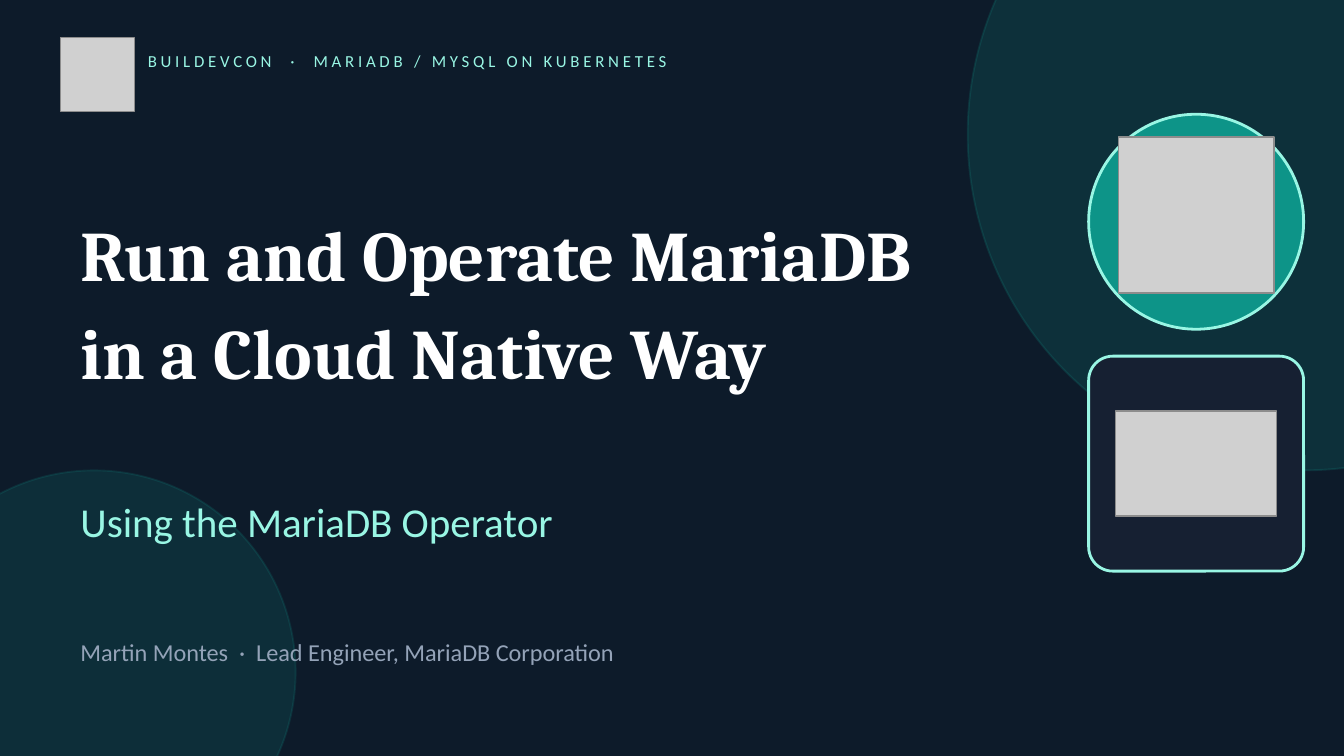
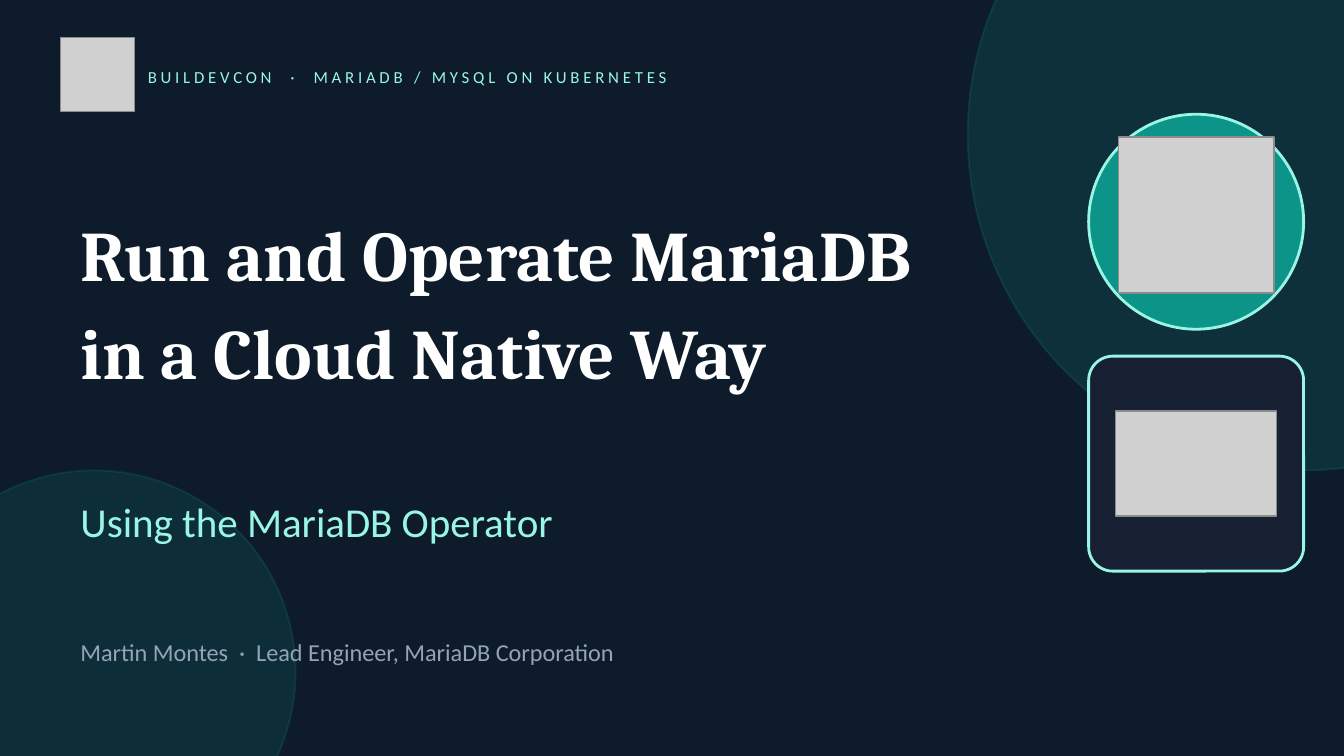
Before and after one commit to Bandwidth/mariadb-operator, a slide deck: slide 1 of demos/multi-cluster/slides/mariadb-operator.odp. Drawn at 1344x756 pixels with LibreOffice and Linux fonts; fonts in the diff are those of the drawing; grey boxes stand for pictures. Boxes give left, top, right and bottom in pixels: in the first picture for what was removed or moved away, otherwise in the second. Text is boxed around its words. In the diff, an @@ line names an element or a change of style, - is before the commit and + after.

```diff
--- a/demos/multi-cluster/slides/mariadb-operator.odp
+++ b/demos/multi-cluster/slides/mariadb-operator.odp
@@ text "BUILDEVCON · MARIADB / MYSQL ...": place and size @@
-text "BUILDEVCON · MARIADB / MYSQL ..." at bbox=[148, 56, 667, 70]
+text "BUILDEVCON · MARIADB / MYSQL ..." at bbox=[148, 72, 667, 86]
```
Also in this commit, not shown: 18 other slides changed, 3 other files.
